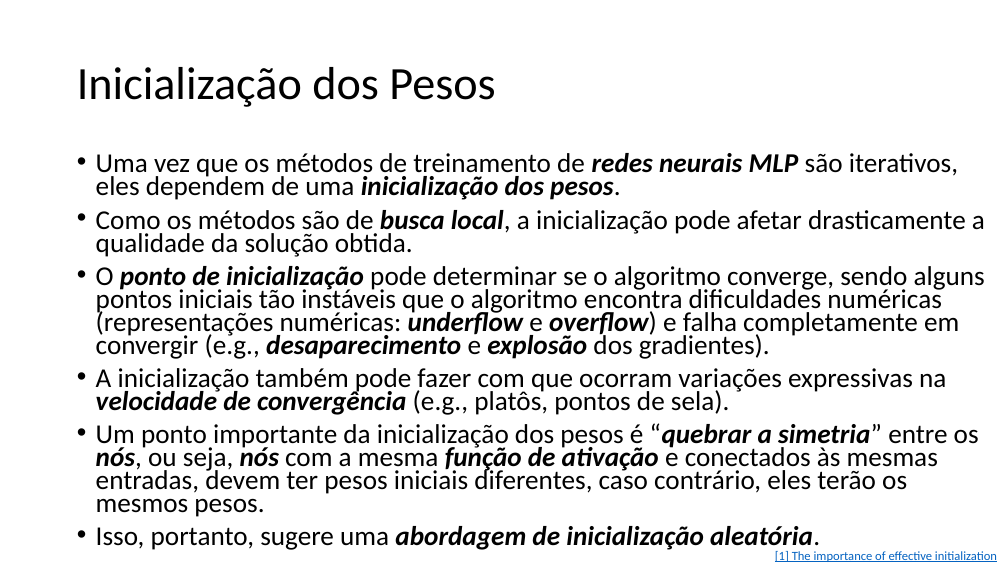
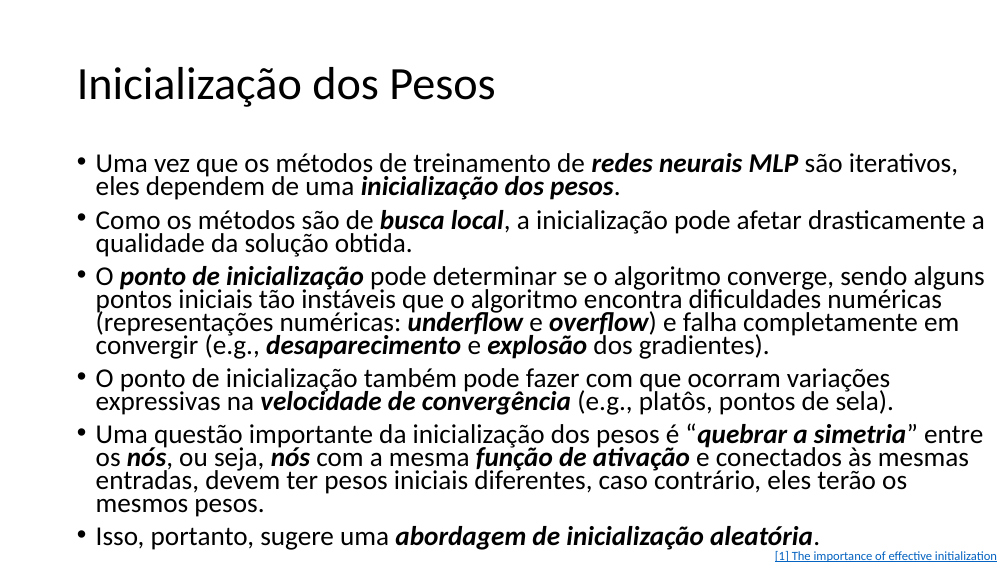
Before and after one commit to zz4fap/t320_aprendizado_de_maquina, a slide deck: slide 14 of slides/T320_Redes_Neurais_Artificiais (Parte IV).pptx. Drawn at 1008x567 pixels with LibreOffice and Linux fonts; fonts in the diff are those of the drawing. Boxes give left, top, right and bottom in pixels: in the first picture for what was removed or moved away, otherwise in the second. Text is boxed around its words. In the diff, an @@ line names an element or a change of style, - is before the commit and + after.

Commit message:
update of slides

```diff
--- a/slides/T320_Redes_Neurais_Artificiais (Parte IV).pptx
+++ b/slides/T320_Redes_Neurais_Artificiais (Parte IV).pptx
@@ text at box(96, 368, 983, 517): text changed @@
-• A inicialização também pode fazer com que ocorram variações expressivas na velocidade de convergência (e.g., platôs, pontos de sela).
-• Um ponto importante da inicialização dos pesos é “quebrar a simetria” entre os nós, ou seja, nós com a mesma função de ativação e conectados às mesmas entradas, devem ter pesos iniciais diferentes, caso contrário, eles terão os mesmos pesos.
+• O ponto de inicialização também pode fazer com que ocorram variações expressivas na velocidade de convergência (e.g., platôs, pontos de sela).
+• Uma questão importante da inicialização dos pesos é “quebrar a simetria” entre os nós, ou seja, nós com a mesma função de ativação e conectados às mesmas entradas, devem ter pesos iniciais diferentes, caso contrário, eles terão os mesmos pesos.
```
Also in this commit, not shown: 10 other slides changed, 2 other files.
